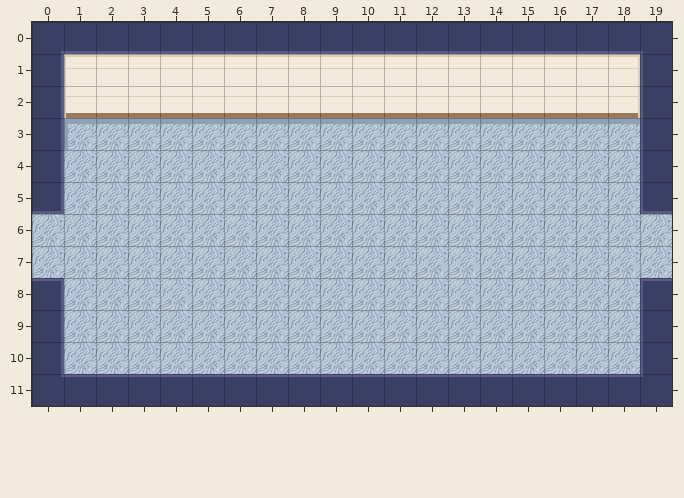
Tiled map (JSON) -- public/assets/maps/brain/hippocampus.tmj. That is the earlier state.
Cells are 32x32 px. Shown: x 0..19, y 0..11.
Once edited:
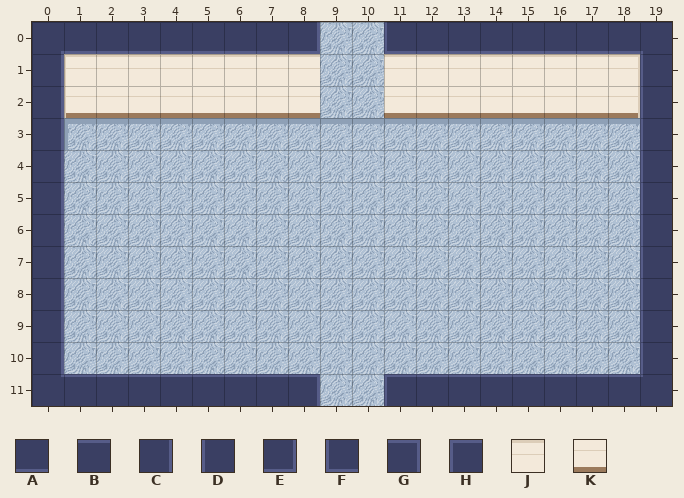
Key: from "tiles-brain-struct": A 8, B 9, C 10, D 11, E 12, F 13, G 14, H 15, J 33, K 37.
_ is an empty cell.
Diff:
Layer "walls":
Tile E gives way to tile C in row 5 at x 0.
Tile G gives way to tile C in row 8 at x 0.
The edit adds tile C in rows 6 to 7 at x 0.
Tile F gives way to tile D in row 5 at x 19.
Tile H gives way to tile D in row 8 at x 19.
The edit adds tile D in rows 6 to 7 at x 19.
Tile A gives way to tile E in row 0 at x 8.
Tile A gives way to tile F in row 0 at x 11.
Tile B gives way to tile G in row 11 at x 8.
Tile B gives way to tile H in row 11 at x 11.
Tile A is removed in row 0 at x 9 to 10.
Tile B is removed in row 11 at x 9 to 10.
Tile J is removed in row 1 at x 9 to 10.
Tile K is removed in row 2 at x 9 to 10.
Pixel boxes of the changes (left, top, right, bottom) in both pictures:
changed: (317, 22, 387, 118)
changed: (32, 211, 64, 281)
changed: (640, 211, 672, 281)
changed: (317, 374, 387, 406)
